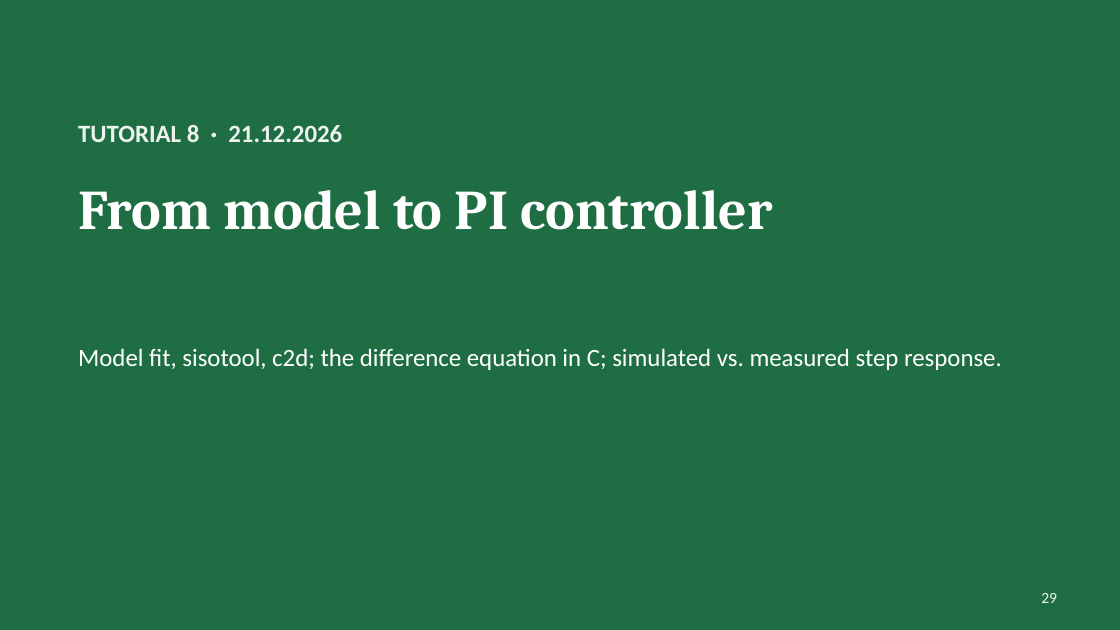
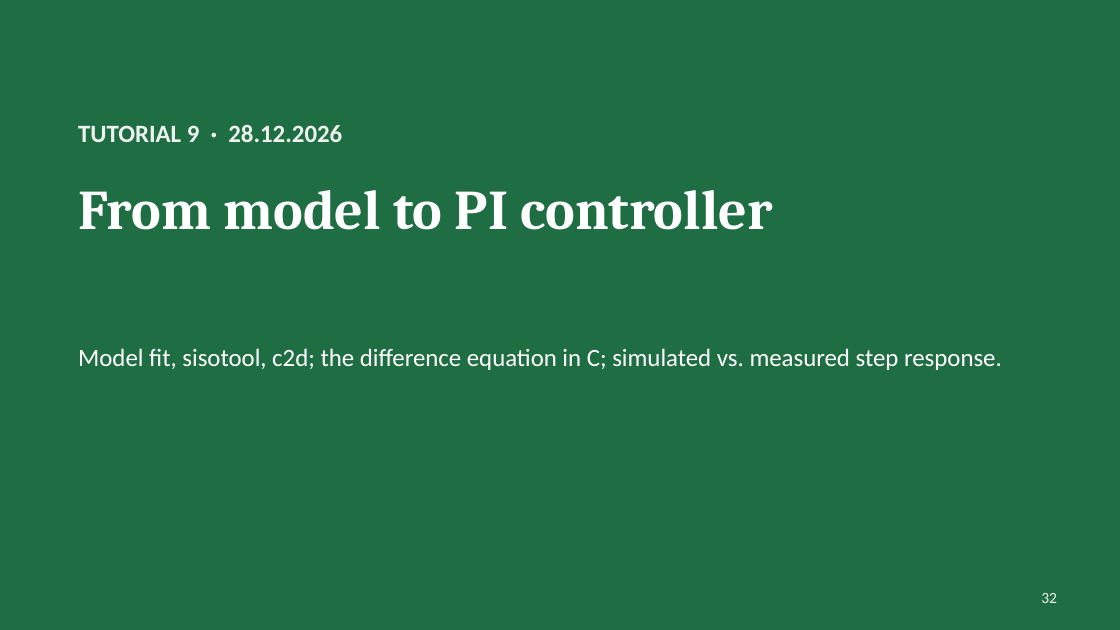
Before and after one commit to Yohai-ack/MP, a slide deck: slide 32 of tutorials/MP_tutorials_2026.pptx (slide 29 before the commit). Drawn at 1120x630 pixels with LibreOffice and Linux fonts; fonts in the diff are those of the drawing. Boxes give left, top, right and bottom in pixels: in the first picture for what was removed or moved away, otherwise in the second. Text is boxed around its words. In the diff, an @@ line names an element or a change of style, - is before the commit and + after.

```diff
--- a/tutorials/MP_tutorials_2026.pptx
+++ b/tutorials/MP_tutorials_2026.pptx
@@ text at [78,125,342,142]: text changed @@
-TUTORIAL 8 · 21.12.2026
+TUTORIAL 9 · 28.12.2026
@@ page number at [1041,593,1057,603]: text changed @@
-29
+32
```
Also in this commit, not shown: 5 other slides changed, 4 slides added, 2 slides removed, 3 other files.
